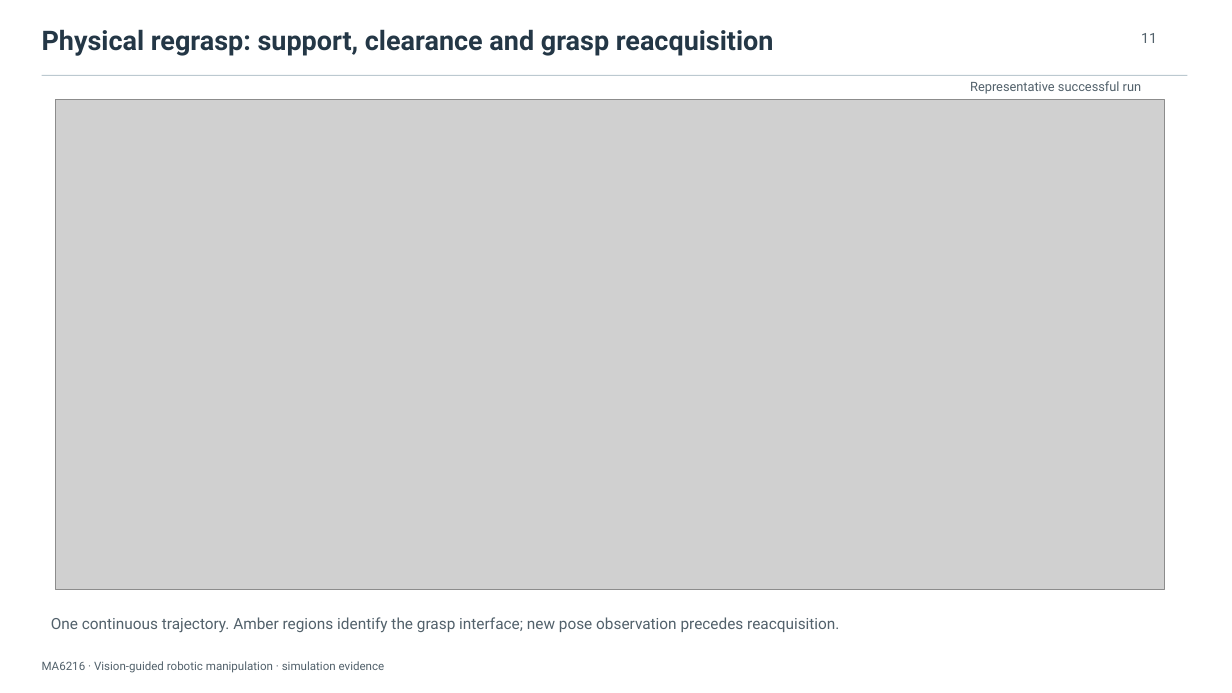
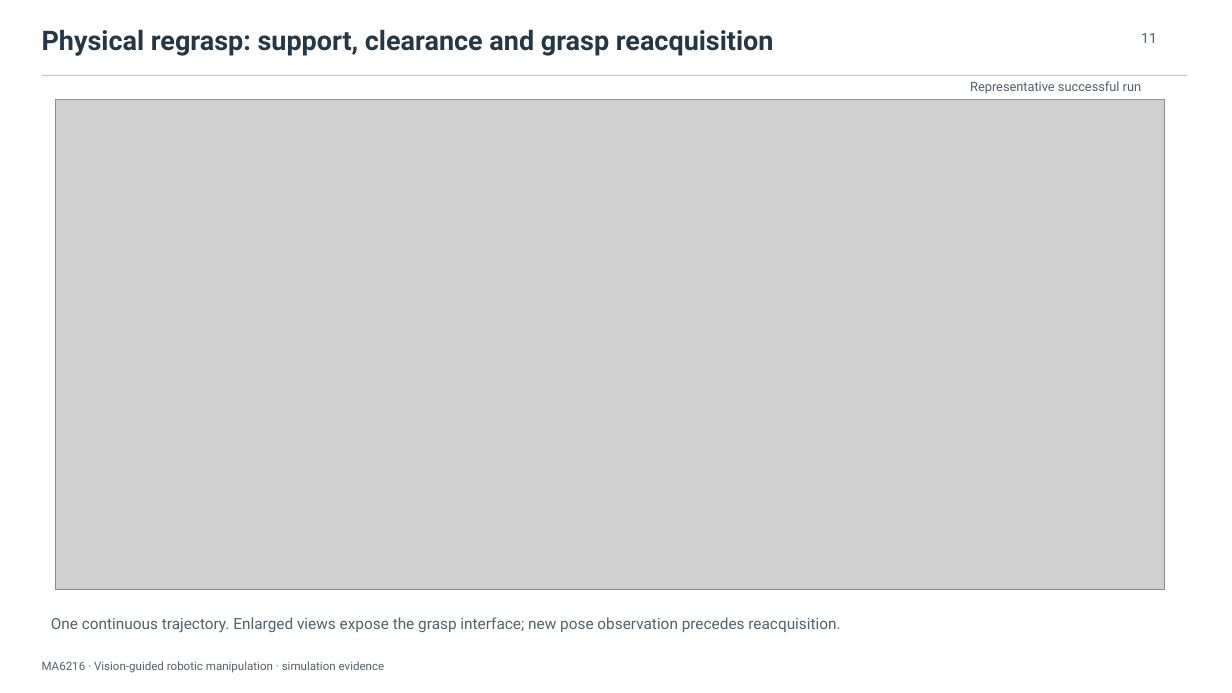
Before and after one commit to LewisLYU-HW/ma6216-ur5e-vision-pick-place, a slide deck: slide 11 of docs/presentation/vision_guided_manipulation.pptx. Drawn at 1232x693 pixels with LibreOffice and Linux fonts; fonts in the diff are those of the drawing; grey boxes stand for pictures. Boxes give left, top, right and bottom in pixels: in the first picture for what was removed or moved away, otherwise in the second. Text is boxed around its words. In the diff, an @@ line names an element or a change of style, - is before the commit and + after.

Commit message:
Enlarge manipulation figures and reproject readable XYZ pose axes

```diff
--- a/docs/presentation/vision_guided_manipulation.pptx
+++ b/docs/presentation/vision_guided_manipulation.pptx
@@ text at bbox=[51, 617, 840, 633]: text changed @@
-One continuous trajectory. Amber regions identify the grasp interface; new pose observation precedes reacquisition.
+One continuous trajectory. Enlarged views expose the grasp interface; new pose observation precedes reacquisition.
```
Also in this commit, not shown: 4 other slides changed, 56 other files.
